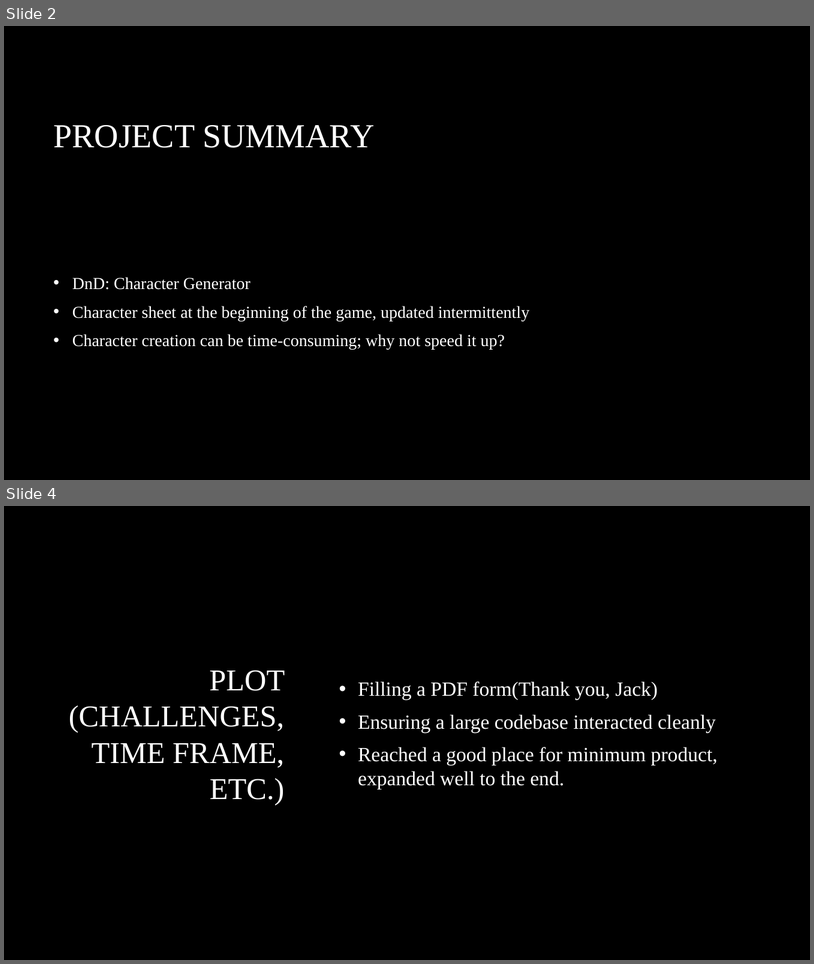
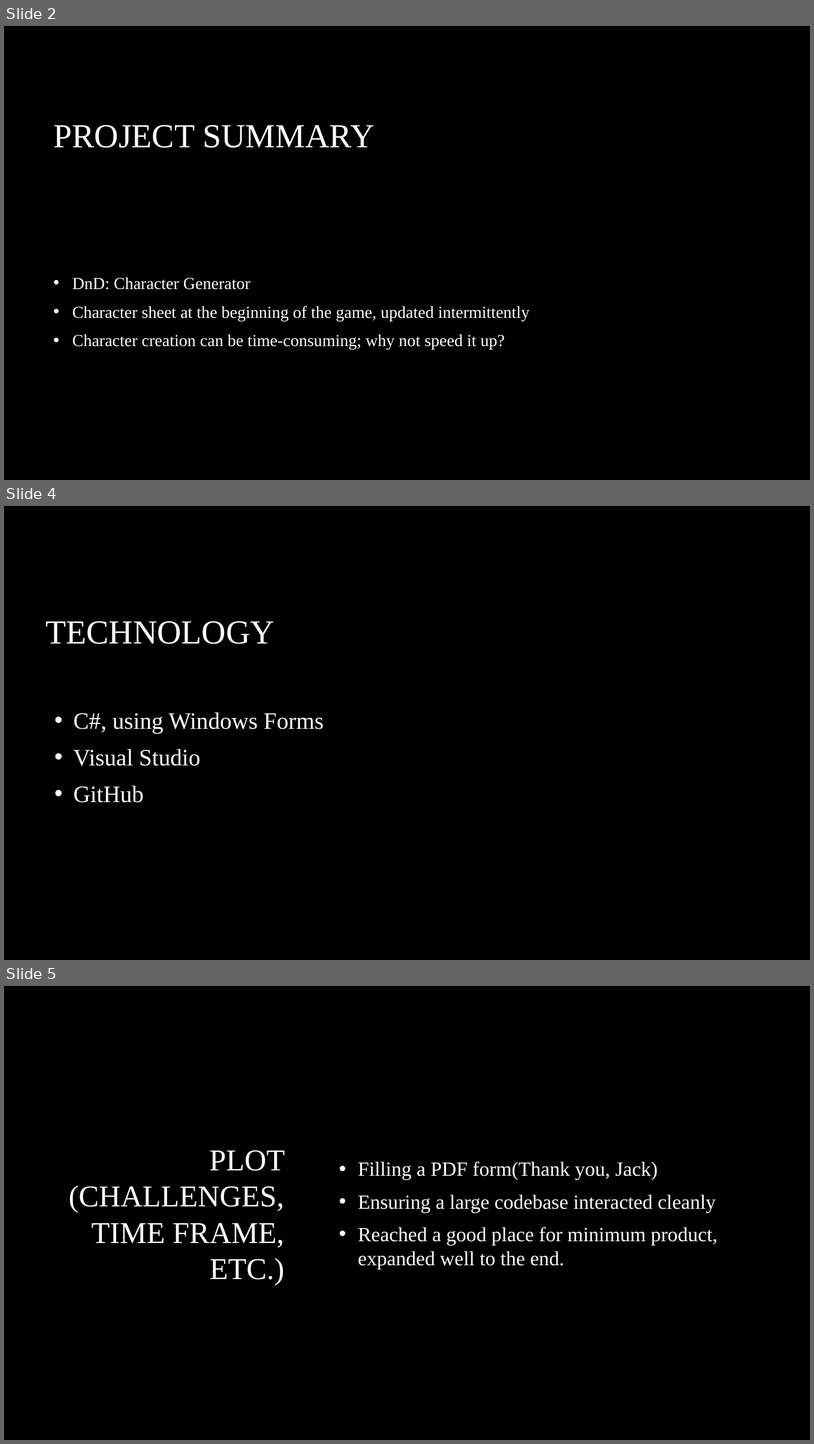
Before and after one commit to TTTriplicate/DnDCharGenerator, a slide deck: FinalProject/DnDPresentation.pptx. Shown one above the other, each under a label of ours: slides 2 and 4 before the commit, slides 2, 4 and 5 after it; the slides between them are not shown. The pictures are 814x964 and 814x1444 pixels, drawn with LibreOffice and Linux fonts; fonts in the diff are those of the drawing; background and template pictures are left out. Boxes give left, top, right and bottom in pixels: in the first picture for what was removed or moved away, otherwise in the second. Text is boxed around its words. In the diff, an @@ line names an element or a change of style, - is before the commit and + after.

```diff
--- a/FinalProject/DnDPresentation.pptx
+++ b/FinalProject/DnDPresentation.pptx
@@ slide 4 added at [4, 506, 810, 960], background picture (left out) @@
@@ title added at [45, 621, 275, 644], 40 pt, text #FFFFFF @@
+TECHNOLOGY
@@ text added at [74, 712, 324, 802], 28 pt, text #FFFFFF @@
+• C#, using Windows Forms
+• Visual Studio
+• GitHub
@@ what was slide 4 is now slide 5 @@
```
Also in this commit, not shown: 2 slides changed, 1 other slide added.
